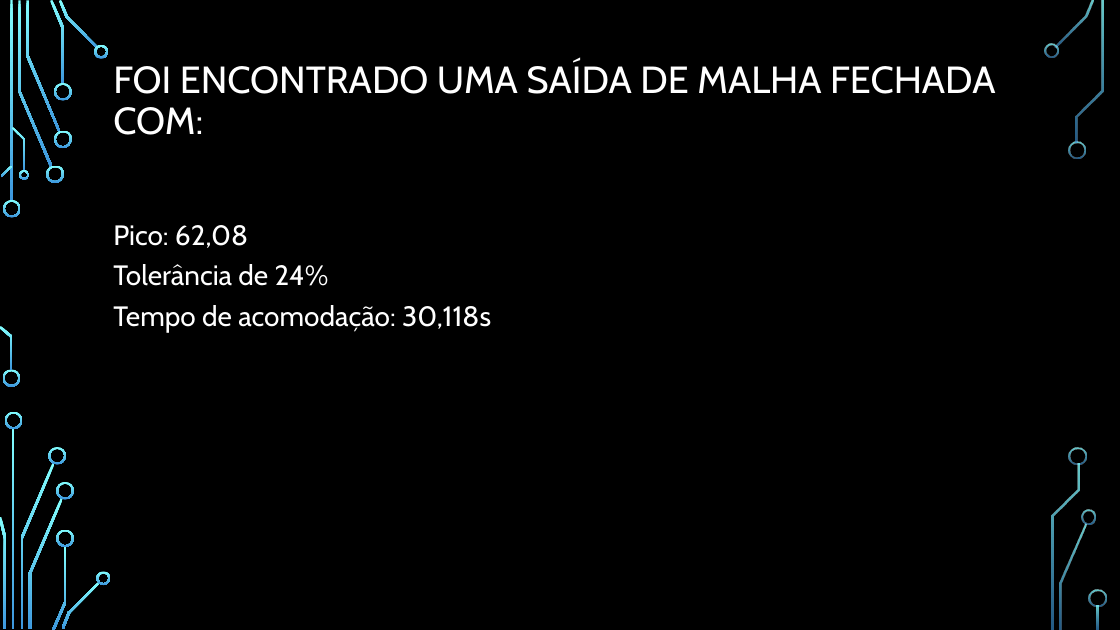
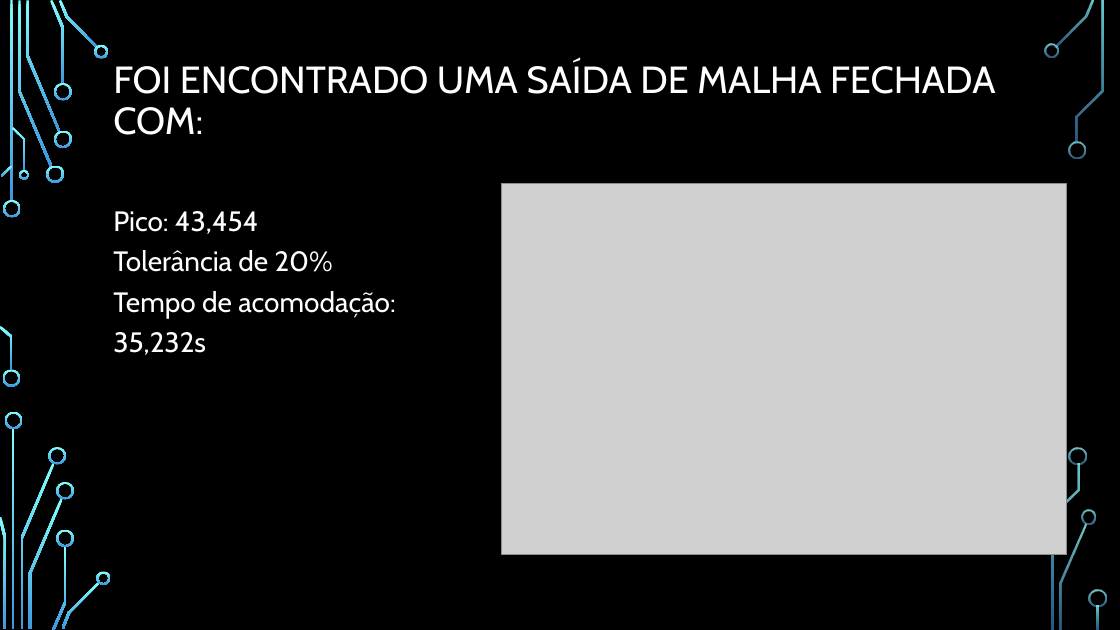
Before and after one commit to George-Luis-Costa/C213-Sistemas-Embarcados-, a slide deck: slide 9 of Projeto1/Apresentação.pptx. Drawn at 1120x630 pixels with LibreOffice and Linux fonts; fonts in the diff are those of the drawing; grey boxes stand for pictures; background and template pictures are left out. Boxes give left, top, right and bottom in pixels: in the first picture for what was removed or moved away, otherwise in the second. Text is boxed around its words. In the diff, an @@ line names an element or a change of style, - is before the commit and + after.

```diff
--- a/Projeto1/Apresentação.pptx
+++ b/Projeto1/Apresentação.pptx
@@ picture added at <box>502,184,1067,555</box> @@
@@ text at <box>113,211,396,355</box>: text changed @@
-Pico: 62,08
-Tolerância de 24%
-Tempo de acomodação: 30,118s
+Pico: 43,454
+Tolerância de 20%
+Tempo de acomodação: 35,232s
```
Also in this commit, not shown: 1 other slide changed.
